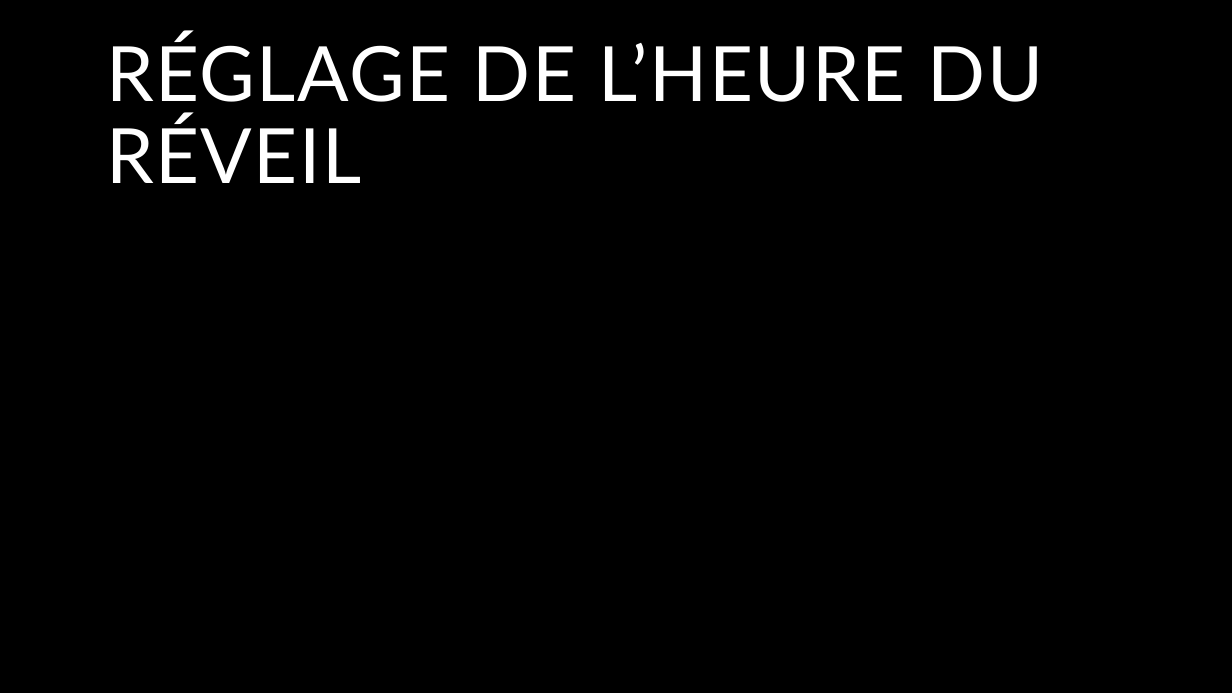
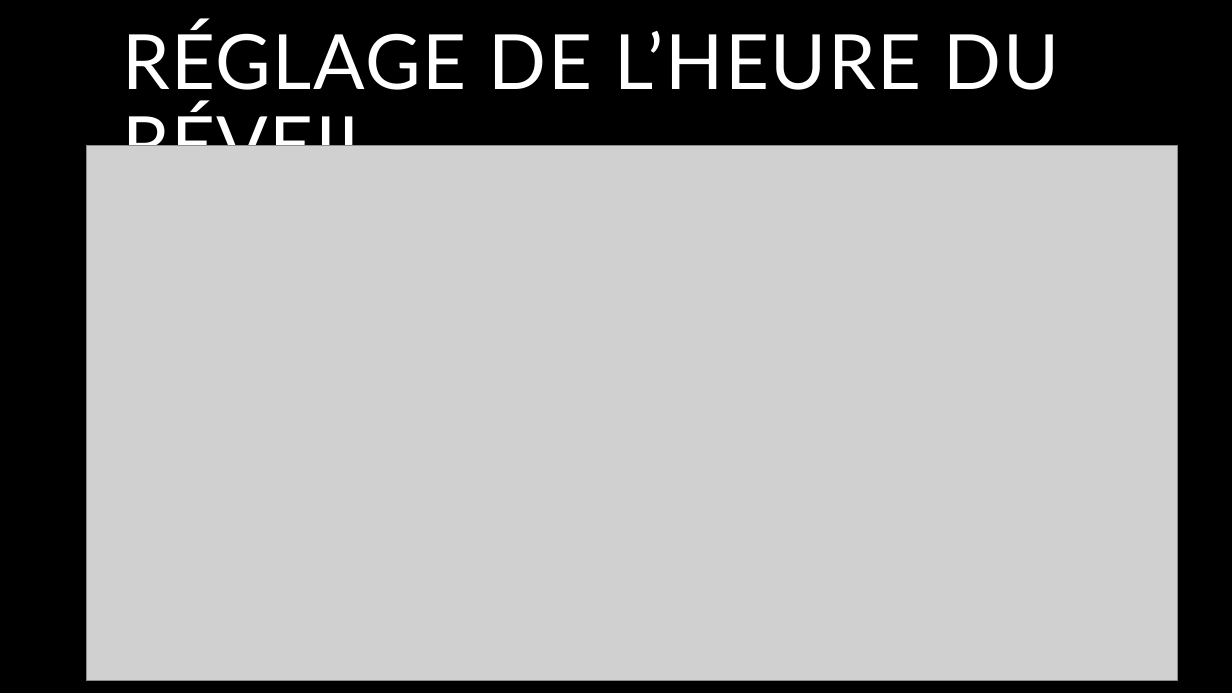
Before and after one commit to zozoladeb/elec, a slide deck: slide 5 of Présentation électronique.pptx. Drawn at 1232x693 pixels with LibreOffice and Linux fonts; fonts in the diff are those of the drawing; grey boxes stand for pictures. Boxes give left, top, right and bottom in pixels: in the first picture for what was removed or moved away, otherwise in the second. Text is boxed around its words. In the diff, an @@ line names an element or a change of style, - is before the commit and + after.

```diff
--- a/Présentation électronique.pptx
+++ b/Présentation électronique.pptx
@@ title "RÉGLAGE DE L’HEURE DU RÉVEIL" rewrapped from box(106, 35, 1044, 183) to box(122, 23, 1060, 146) @@
@@ picture added at box(86, 146, 1177, 681) @@
```
Also in this commit, not shown: 6 other slides changed, 1 other file.
